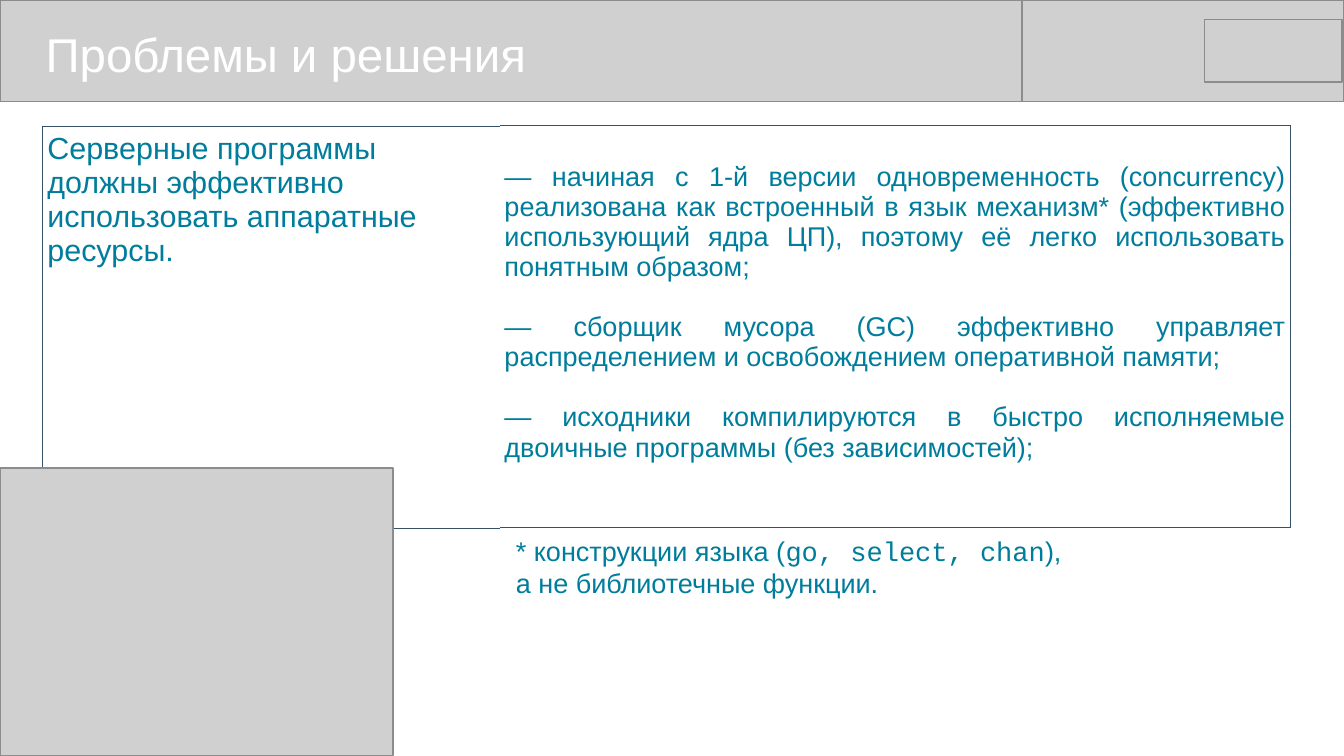
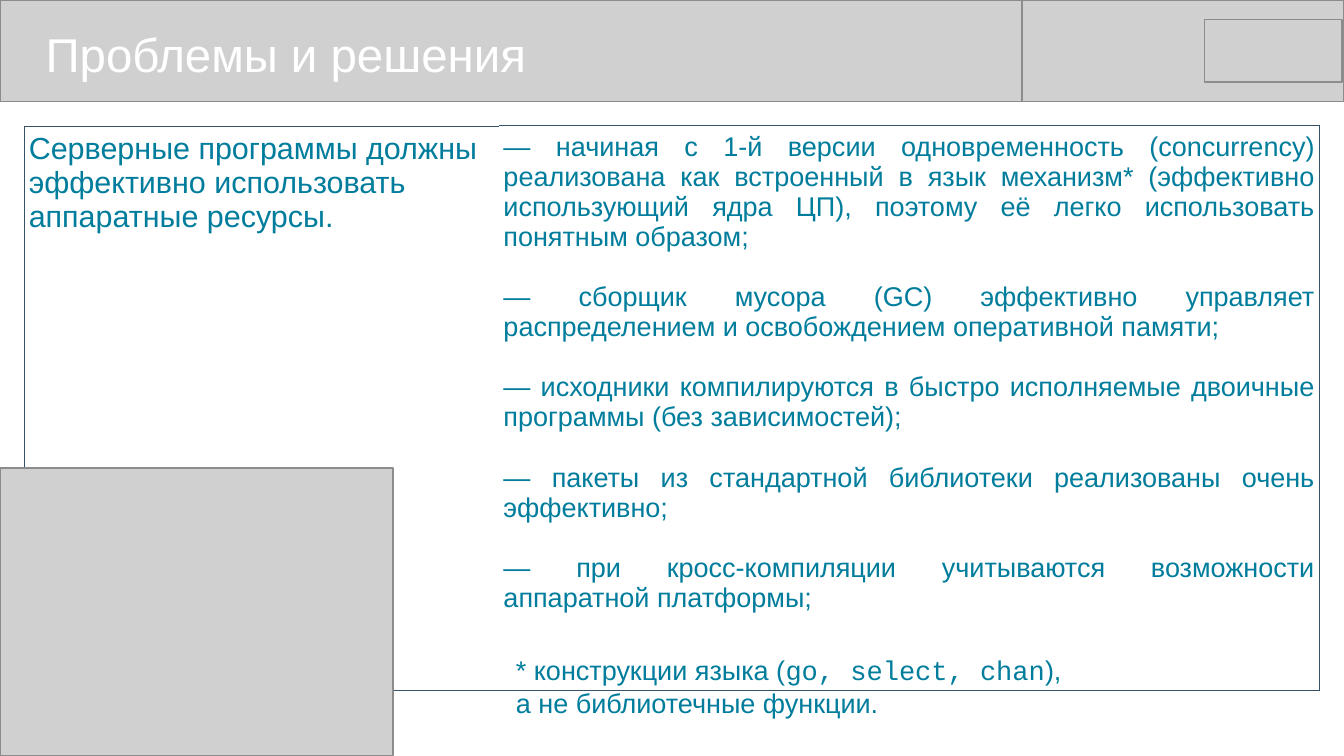
Before and after one commit to mike-shock/Go_language, a slide deck: slide 13 of view/Go_View.odp. Drawn at 1344x756 pixels with LibreOffice and Linux fonts; fonts in the diff are those of the drawing; grey boxes stand for pictures. Boxes give left, top, right and bottom in pixels: in the first picture for what was removed or moved away, otherwise in the second. Text is boxed around its words. In the diff, an @@ line names an element or a change of style, - is before the commit and + after.

```diff
--- a/view/Go_View.odp
+++ b/view/Go_View.odp
@@ table at <box>24,126,1321,648</box> @@
-row 1, column 2: — начиная с 1-й версии одновременность (concurrency) реализована как встроенный в язык механизм* (эффективно использующий ядра ЦП), поэтому её легко использовать понятным образом; / — сборщик мусора (GC) эффективно управляет распределением и освобождением оперативной памяти; / — исходники компилируются в быстро исполняемые двоичные программы (без зависимостей);
+row 1, column 2: — начиная с 1-й версии одновременность (concurrency) реализована как встроенный в язык механизм* (эффективно использующий ядра ЦП), поэтому её легко использовать понятным образом; / — сборщик мусора (GC) эффективно управляет распределением и освобождением оперативной памяти; / — исходники компилируются в быстро исполняемые двоичные программы (без зависимостей); / — пакеты из стандартной библиотеки реализованы очень эффективно; / — при кросс-компиляции учитываются возможности аппаратной платформы;
@@ table: place and size @@
-table at <box>43,126,1292,496</box>
+table at <box>24,126,1321,648</box>
@@ text "* конструкции языка (go, select, ...": place and size @@
-text "* конструкции языка (go, select, ..." at <box>516,541,1061,598</box>
+text "* конструкции языка (go, select, ..." at <box>516,660,1061,718</box>
```
Also in this commit, not shown: 11 other slides changed, 3 other files.
